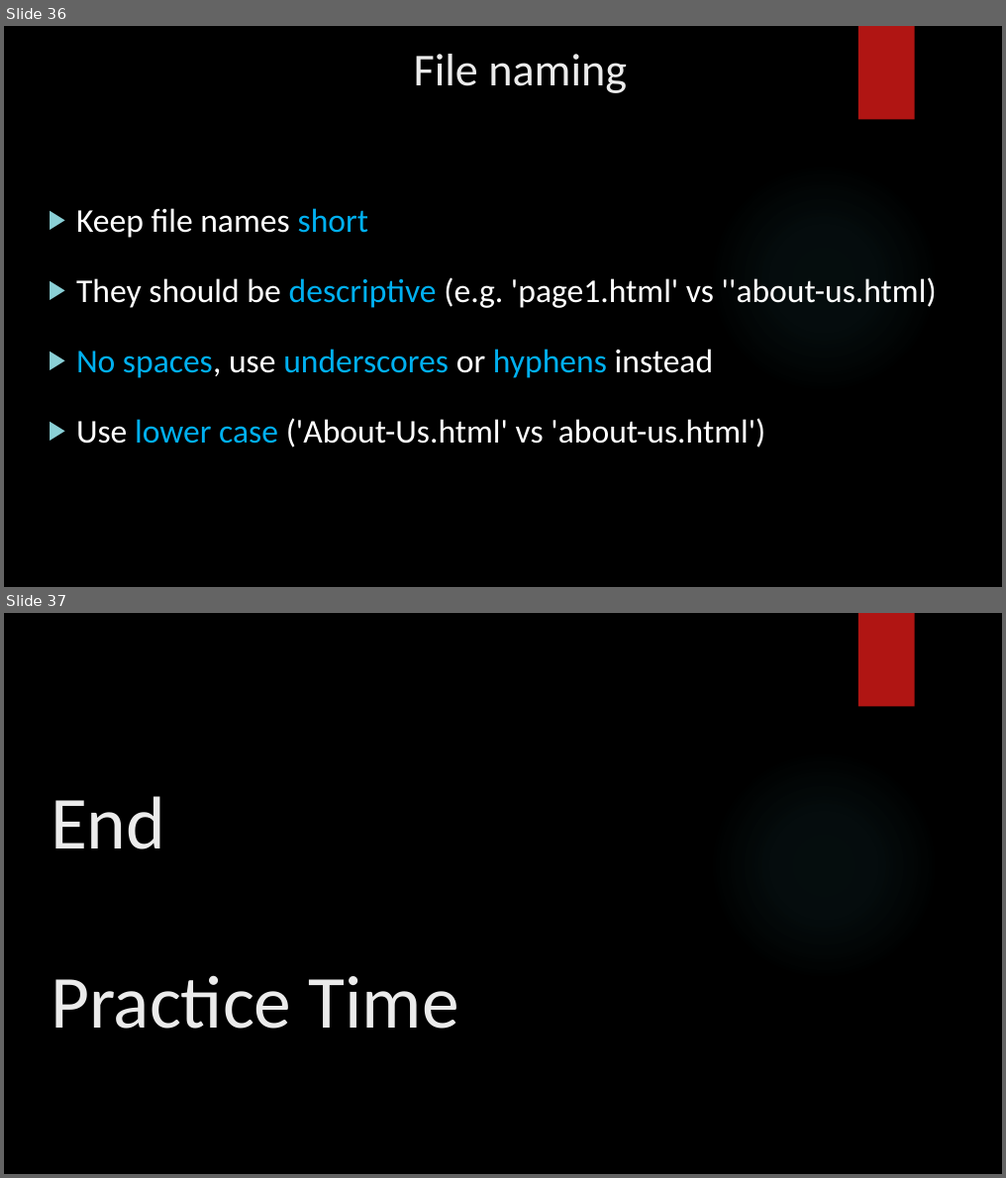
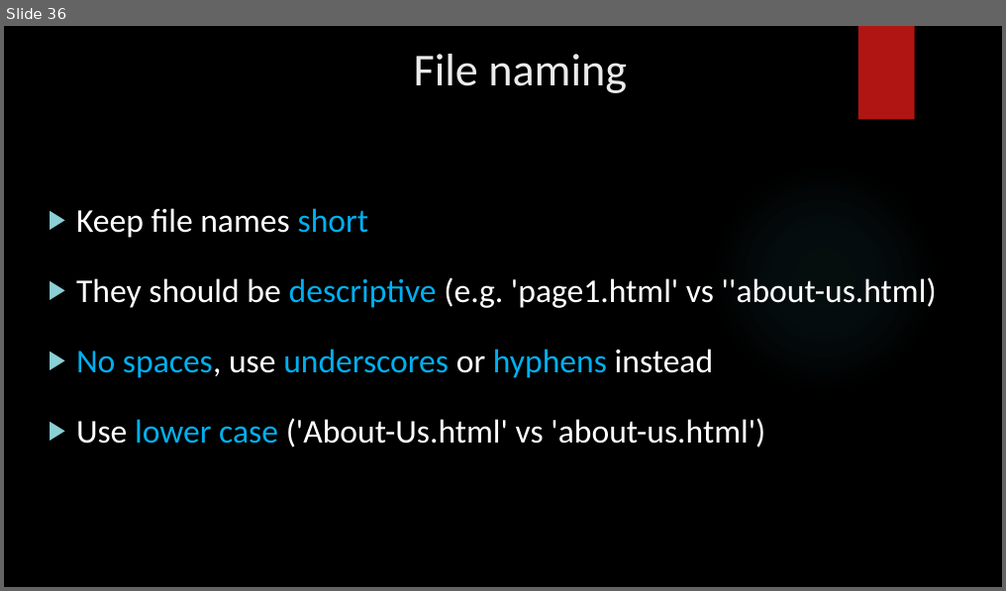
Before and after one commit to Code-Preach/Lectures, a slide deck: HTML/HTML.pptx. Shown one above the other, each under a label of ours: slides 36 and 37 before the commit, slide 36 after it. The pictures are 1006x1178 and 1006x591 pixels, drawn with LibreOffice and Linux fonts; fonts in the diff are those of the drawing; background and template pictures are left out. Boxes give left, top, right and bottom in pixels: in the first picture for what was removed or moved away, otherwise in the second. Text is boxed around its words. In the diff, an @@ line names an element or a change of style, - is before the commit and + after.

```diff
--- a/HTML/HTML.pptx
+++ b/HTML/HTML.pptx
@@ slide 37 removed at [4,613,1002,1174], background picture (left out); not listed: 2 template elements that a slide beside it also shows @@
@@ title removed at [51,796,459,1029] @@
-End
-Practice Time
```
Also in this commit, not shown: 4 slides changed, 2 slides added, 1 other slide removed, 18 other files.
